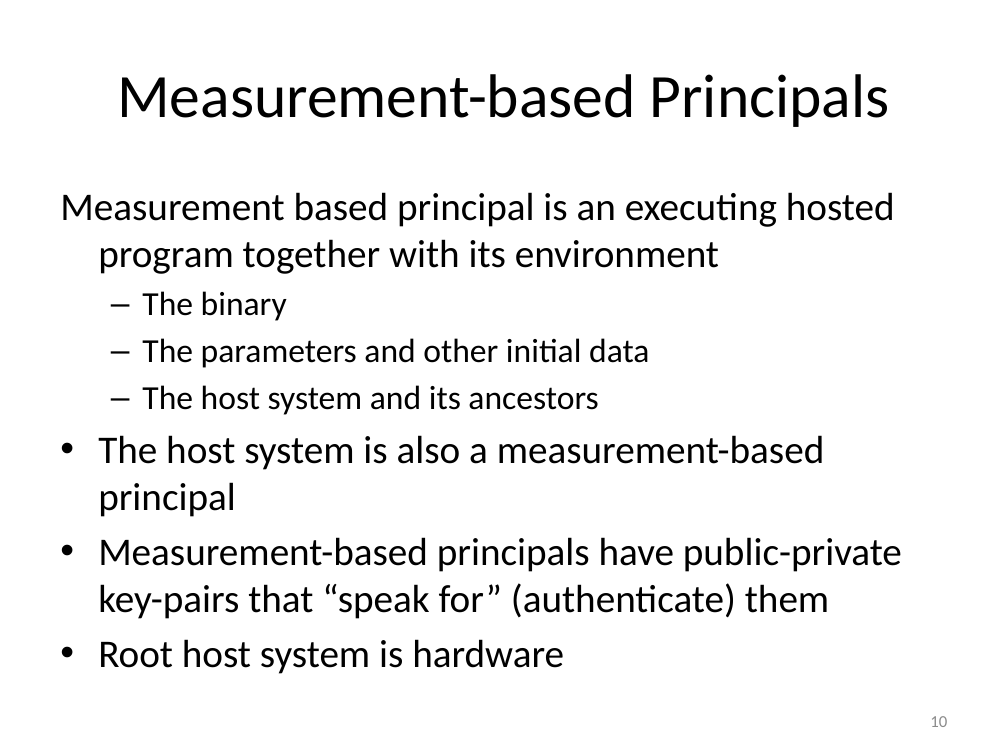
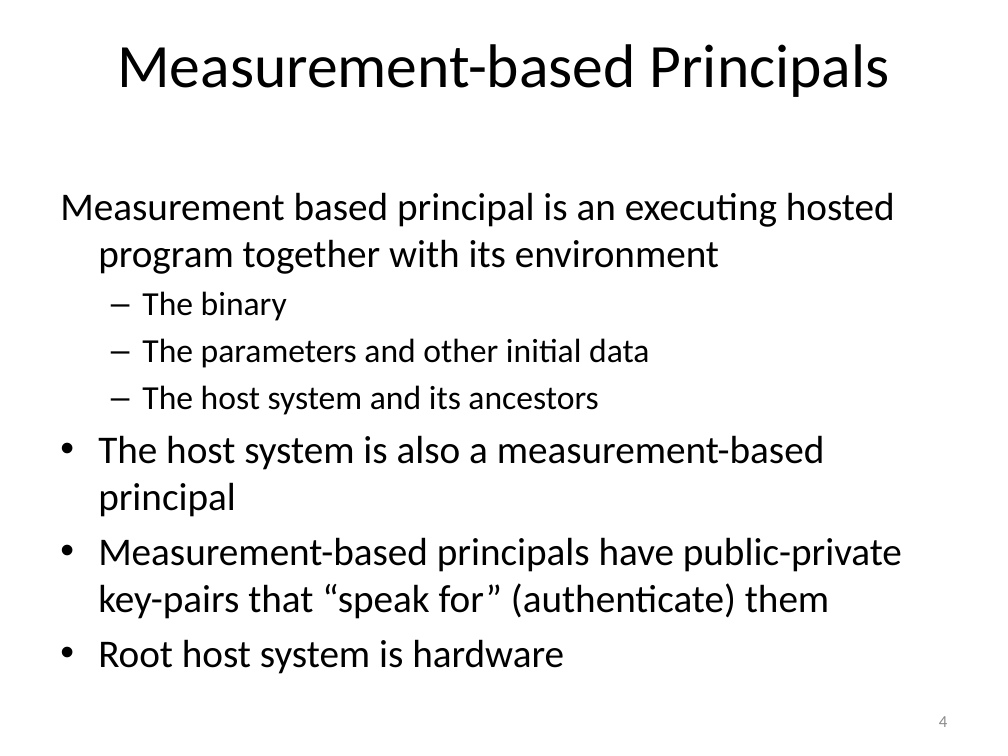
Before and after one commit to jlmucb/cloudproxy, a slide deck: slide 4 of Doc/Hypervisor.pptx (slide 10 before the commit). Drawn at 1008x756 pixels with LibreOffice and Linux fonts; fonts in the diff are those of the drawing. Boxes give left, top, right and bottom in pixels: in the first picture for what was removed or moved away, otherwise in the second. Text is boxed around its words. In the diff, an @@ line names an element or a change of style, - is before the commit and + after.

```diff
--- a/Doc/Hypervisor.pptx
+++ b/Doc/Hypervisor.pptx
@@ title "Measurement-based Principals": place and size @@
-title "Measurement-based Principals" at [117, 74, 890, 127]
+title "Measurement-based Principals" at [117, 44, 890, 97]
@@ page number at [939, 716, 947, 727]: text changed @@
-10
+4
```
Also in this commit, not shown: 9 other slides changed, 8 slides added, 3 slides removed, 9 other files.
